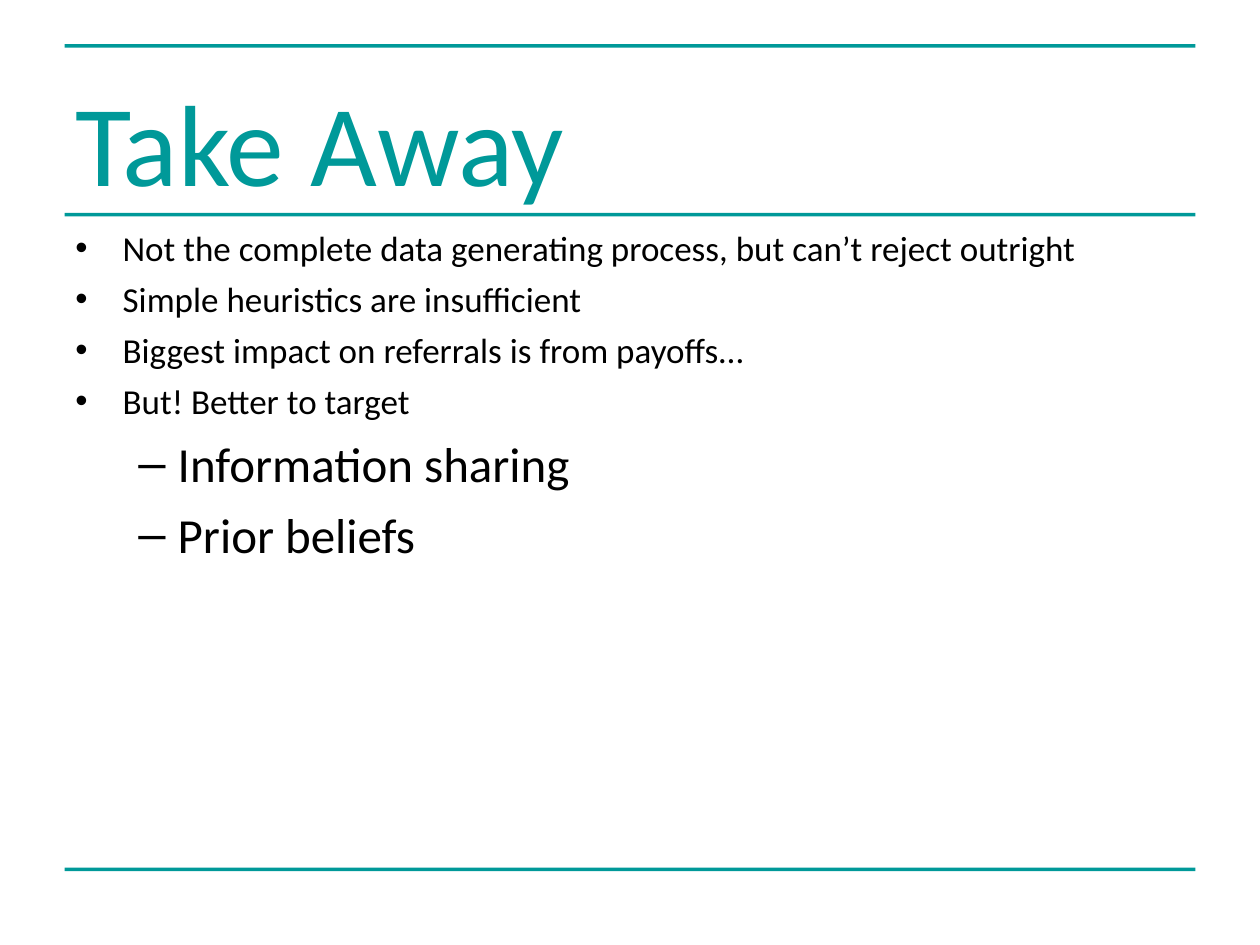
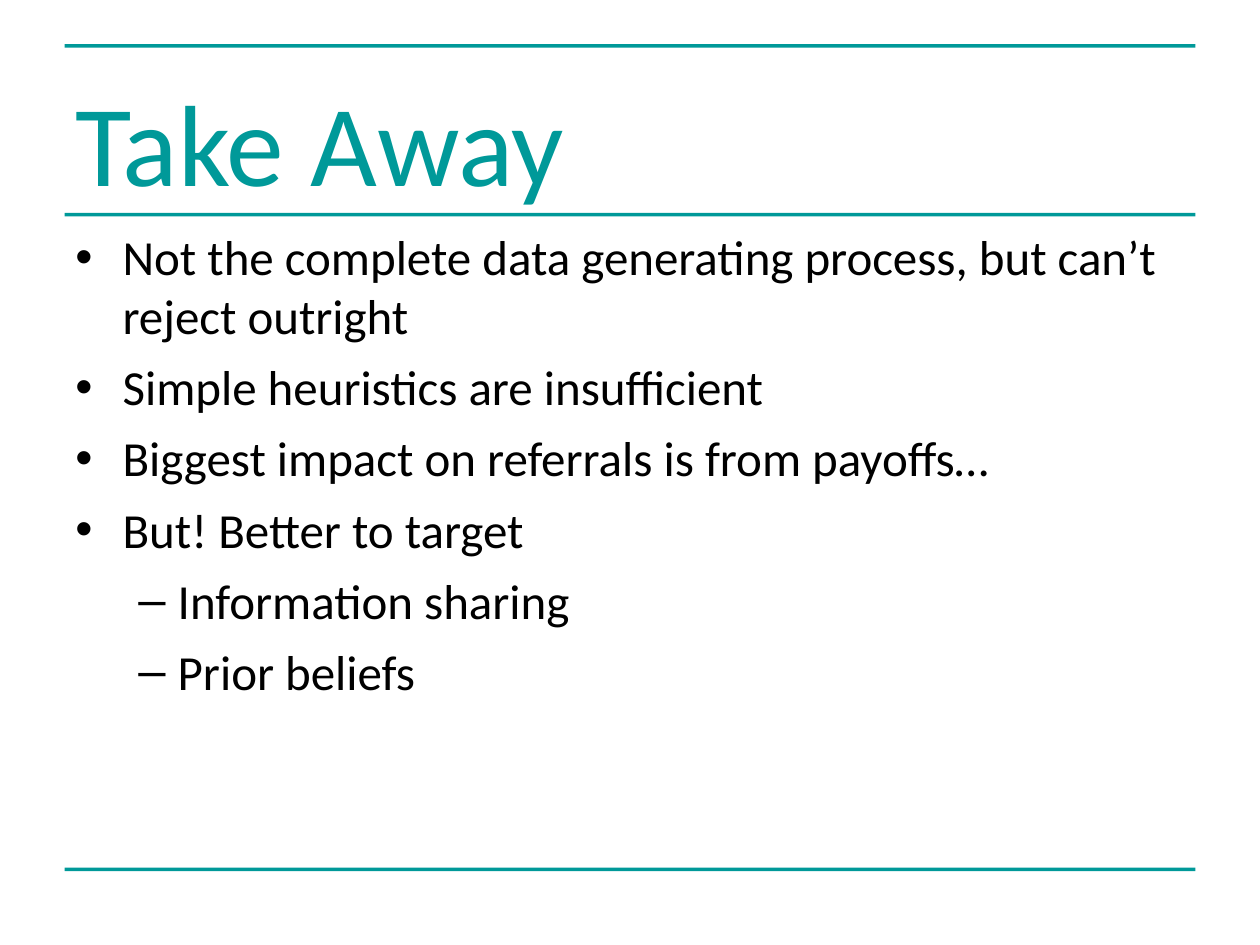
Before and after one commit to greenape/bsps2015, a slide deck: slide 20 of presentation/risky_aging_bsps.ppt. Drawn at 1260x945 pixels with LibreOffice and Linux fonts; fonts in the diff are those of the drawing. Boxes give left, top, right and bottom in pixels: in the first picture for what was removed or moved away, otherwise in the second. Text is boxed around its words. In the diff, an @@ line names an element or a change of style, - is before the commit and + after.

Commit message:
Font sizes

```diff
--- a/presentation/risky_aging_bsps.ppt
+++ b/presentation/risky_aging_bsps.ppt
@@ text at [123,240,1156,557]: size 20 to 28 pt in "Not the complete data generating process, but ...", "Simple heuristics are insufficient", "Biggest impact on referrals is from payoffs…", "But! Better to target"; more space between paragraphs @@
```
Also in this commit, not shown: 8 other slides changed.
